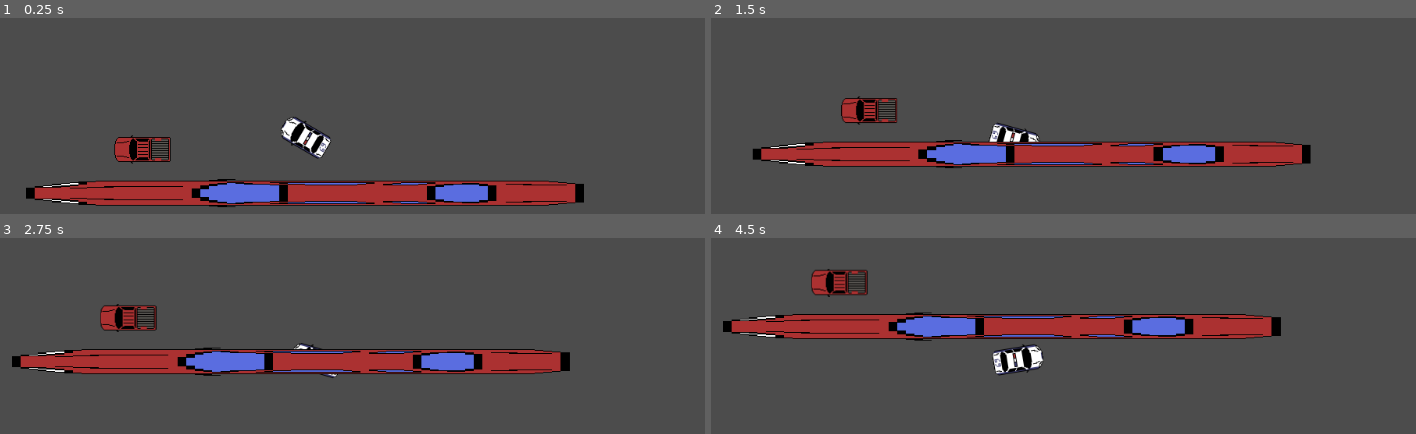
Above: before the commit, frames 1-4 (two rows, left to right).
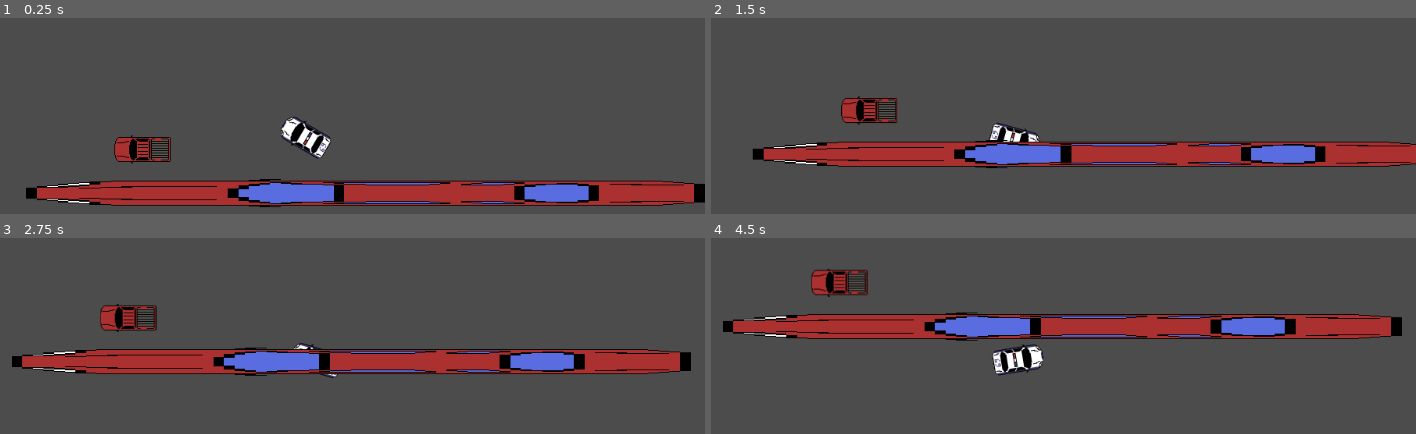
Above: after the commit, the same moments.

Repository: pixelpotato6791/open-theft-auto
Game: Godot game, scene res://Levels/Dev.tscn
Two runs of this game, one before a commit and one after it. Both use one fixed random seed, a clock stepped at 60 frames per second and the inputs below.
Inputs (mouse positions are in pixels of both pictures, inside the frame that each line leads up to):
- Up to frame 1 (0.25 s): no input
- Up to frame 2 (1.5 s): tap Enter at 0.5 s; move the mouse to (outside the picture) at 0.52 s; hold W (foward) 0.53-1.28 s; move the mouse to (1253, 208) at 1.27 s; tap Shift (run) at 1.35 s
- Up to frame 3 (2.75 s): move the mouse to (63, 287) at 2.02 s; press the mouse at (63, 287) at 2.03 s; hold S (backwards) from 2.03 s (still down)
- Up to frame 4 (4.5 s): move the mouse to (1056, 357) at 2.77 s; release the mouse at (1056, 357) at 2.78 s; tap W (foward) at 2.85 s; move the mouse to (894, 239) at 3.52 s; hold Shift (run) 3.53-4.28 s; move the mouse to (1190, 334) at 4.27 s; release S (backwards) at 4.28 s; click (1190, 334) at 4.35 s

The runs differ from the first frame. In frame 1, 6.9% of the frame differs, in the area x 4-100%, y 82-97%; in frame 2, 6.7%; in frame 3, 7.0%, in the area x 2-99%, y 55-71%; in frame 4, 7.0%.
Error before the commit: Attempt to call function 'take_damage' in base 'null instance' on a null instance. (res://assets/weapons/Weapon.gd:24)

Commit message:
work so far

Diff:
--- a/Levels/Dev.tscn
+++ b/Levels/Dev.tscn
@@ -1,9 +1,10 @@
-[gd_scene load_steps=6 format=2]
+[gd_scene load_steps=7 format=2]
 
 [ext_resource path="res://assets/player/Player.tscn" type="PackedScene" id=1]
 [ext_resource path="res://assets/vehicles/car1.png" type="Texture" id=2]
 [ext_resource path="res://assets/vehicles/pickup_truck.png" type="Texture" id=3]
 [ext_resource path="res://assets/Entity.gd" type="Script" id=4]
+[ext_resource path="res://assets/helpers/Health.tscn" type="PackedScene" id=5]
 
 [sub_resource type="RectangleShape2D" id=1]
 extents = Vector2( 40, 20 )
@@ -14,26 +15,29 @@
 position = Vector2( 0, -72 )
 
 [node name="Sprite" type="Sprite" parent="."]
-scale = Vector2( 11.1562, 1 )
+position = Vector2( 77.5008, 0 )
+scale = Vector2( 13.5781, 1 )
 texture = ExtResource( 2 )
 __meta__ = {
 "_edit_group_": true
 }
 
-[node name="TestDummy" type="KinematicBody2D" parent="."]
+[node name="Entity" type="KinematicBody2D" parent="."]
 position = Vector2( -212, -56 )
 script = ExtResource( 4 )
 __meta__ = {
 "_edit_group_": true
 }
-health = 100
+eyesight = 300
 
-[node name="CollisionShape2D" type="CollisionShape2D" parent="TestDummy"]
+[node name="CollisionShape2D" type="CollisionShape2D" parent="Entity"]
 position = Vector2( 4, 0 )
 shape = SubResource( 1 )
 
-[node name="Position2D" type="Position2D" parent="TestDummy"]
-
-[node name="Sprite" type="Sprite" parent="TestDummy"]
+[node name="Sprite" type="Sprite" parent="Entity"]
 position = Vector2( 4, 0 )
 texture = ExtResource( 3 )
+
+[node name="Health" parent="Entity" instance=ExtResource( 5 )]
+position = Vector2( 212, 56 )
+[connection signal="health_changed" from="Entity/Health" to="Entity" method="_on_Health_health_changed"]
--- a/assets/Entity.gd
+++ b/assets/Entity.gd
@@ -19,29 +19,33 @@
 export(ENTITY_TYPE)  var e_type #entity_type
 export(ENTITY_STATE) var current_state
 
-onready var pos = $Position2D
+func _process(_delta):
+	if current_state == ENTITY_STATE.DEAD:
+		pass
 
-func _process(_delta):
 	var player_pos = self.get_player_pos()
 
 	# TODO: use this method?
 	if global_position.distance_to(player_pos) < eyesight:
-
+		pass
 		# if obstruction: pass
 			# maybe try shoot a raycast to the player position?
 
-		print('In eyesight:', global_position.distance_to(player_pos))
+		#print('In eyesight: ', global_position.distance_to(player_pos))
 
 	#if not self.attacking: pass
 
 func _on_Attacked_by_player():
-	if self.e_type == ENTITY_TYPE.ENEMY or self.e_type == ENTITY_TYPE.AGGRESSIVE_PED:
-		if self.current_state != ENTITY_STATE.ENGAGE:
-			self.current_state = ENTITY_STATE.ENGAGE
+	if current_state == ENTITY_STATE.DEAD: pass
+
+	if e_type == ENTITY_TYPE.ENEMY or e_type == ENTITY_TYPE.AGGRESSIVE_PED:
+		if current_state != ENTITY_STATE.ENGAGE:
+			current_state = ENTITY_STATE.ENGAGE
 
 func _on_Health_health_changed(old_value, new_value):
 	if new_value <= 0:
-		self.alive = false
+		current_state = ENTITY_STATE.DEAD
+		print('current state is dead')
 
 	print("Health:", new_value)
 
